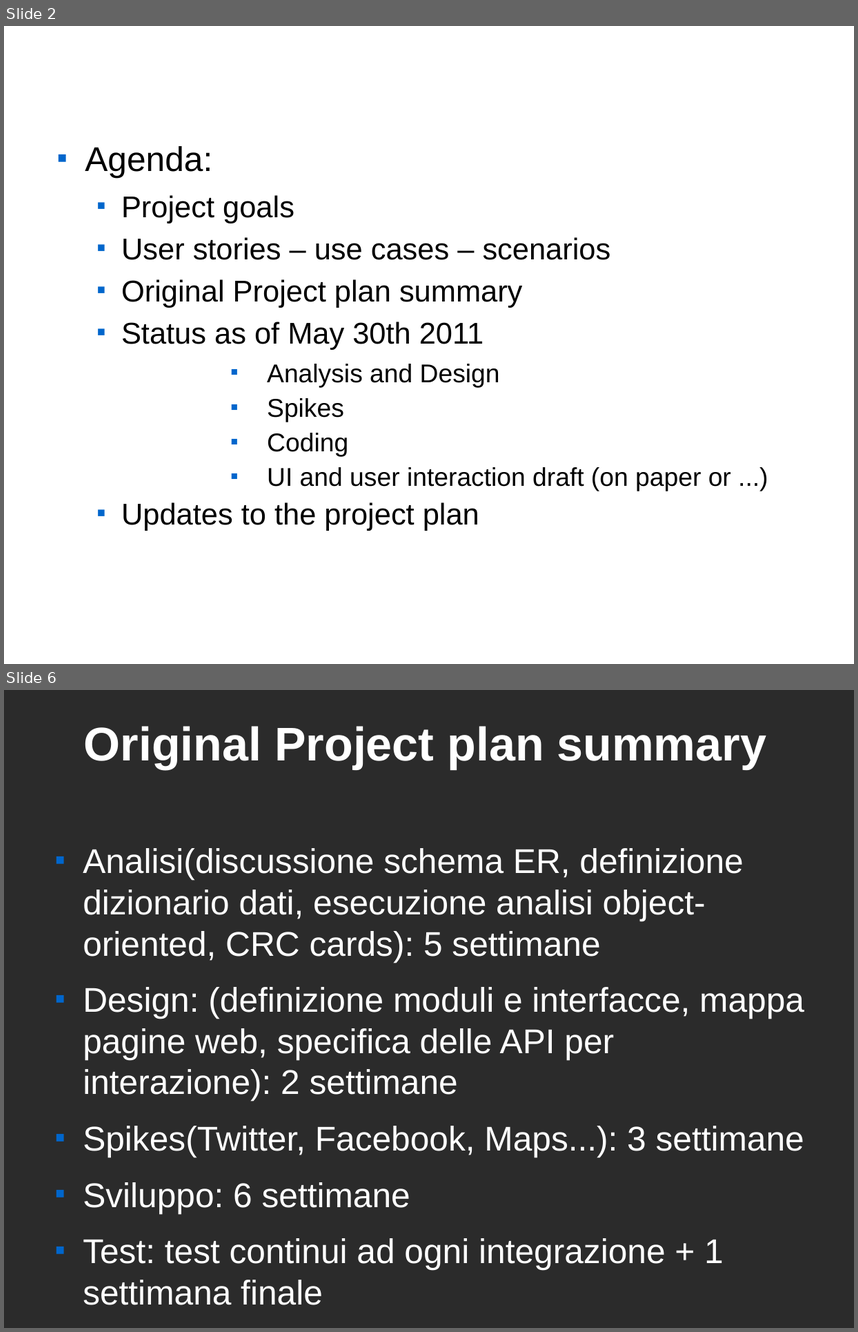
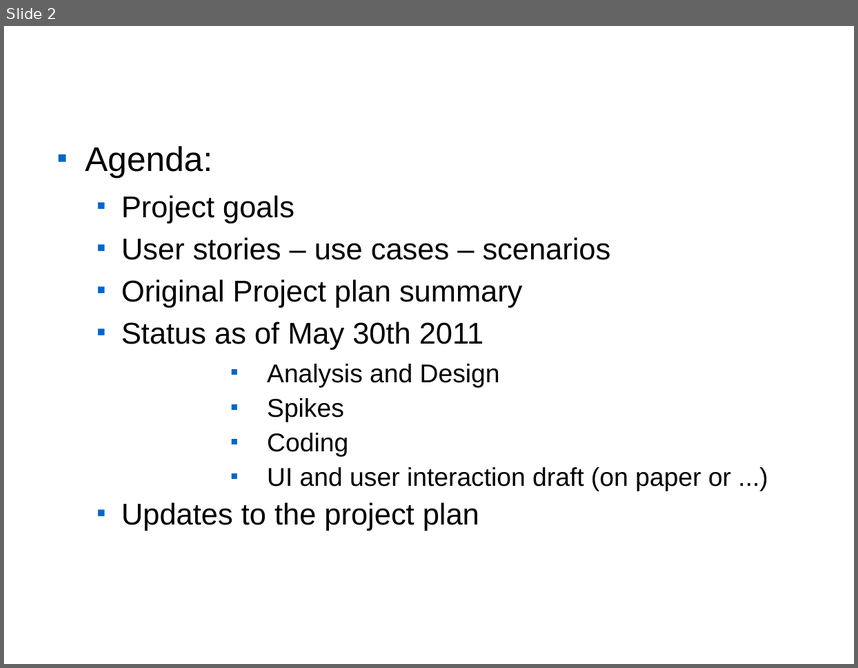
Before and after one commit to cdavide/dove-mangio-it, a slide deck: wiki/projectReviewTemplate.odp. Shown one above the other, each under a label of ours: slides 2 and 6 before the commit, slide 2 after it; the slides between them are not shown. The pictures are 858x1332 and 858x668 pixels, drawn with LibreOffice and Linux fonts; fonts in the diff are those of the drawing; background and template pictures are left out; a plain dark background stands for a picture behind light text. Boxes give left, top, right and bottom in pixels: in the first picture for what was removed or moved away, otherwise in the second. Text is boxed around its words. In the diff, an @@ line names an element or a change of style, - is before the commit and + after.

```diff
--- a/wiki/projectReviewTemplate.odp
+++ b/wiki/projectReviewTemplate.odp
@@ slide 6 removed at <box>4,690,854,1328</box>, background picture (left out) @@
@@ title removed at <box>84,726,767,769</box> @@
-Original Project plan summary
@@ text removed at <box>83,848,804,1270</box> @@
-■ Analisi(discussione schema ER, definizione dizionario dati, esecuzione analisi object-oriented, CRC cards): 5 settimane
-■ Design: (definizione moduli e interfacce, mappa pagine web, specifica delle API per interazione): 2 settimane
-■ Spikes(Twitter, Facebook, Maps...): 3 settimane
-■ Sviluppo: 6 settimane
-■ Test: test continui ad ogni integrazione + 1 settimana finale
```
Also in this commit, not shown: 4 slides changed, 7 slides added, 4 other slides removed, 3 other files.
